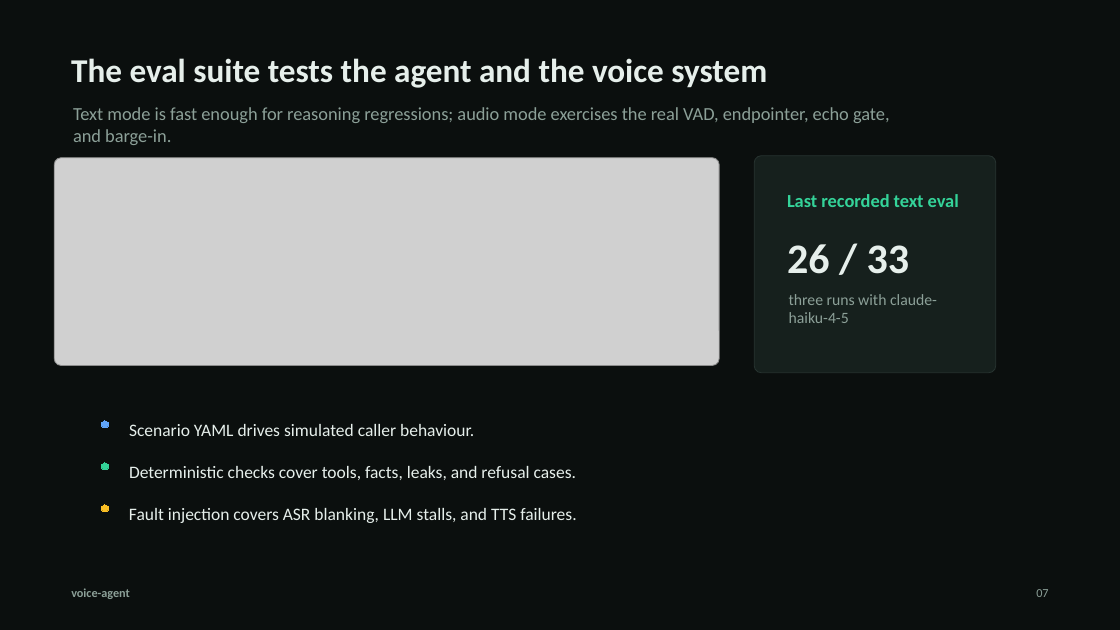
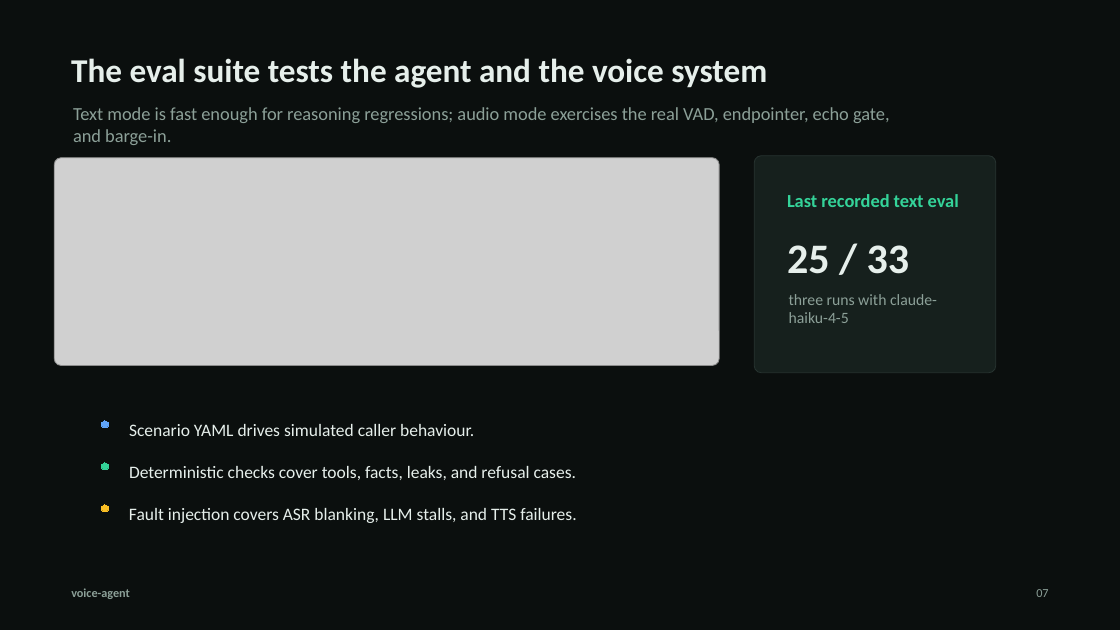
Before and after one commit to Hasnain91169/voice-agent, a slide deck: slide 7 of docs/application/voice-agent-summary-deck.pptx. Drawn at 1120x630 pixels with LibreOffice and Linux fonts; fonts in the diff are those of the drawing; grey boxes stand for pictures. Boxes give left, top, right and bottom in pixels: in the first picture for what was removed or moved away, otherwise in the second. Text is boxed around its words. In the diff, an @@ line names an element or a change of style, - is before the commit and + after.

```diff
--- a/docs/application/voice-agent-summary-deck.pptx
+++ b/docs/application/voice-agent-summary-deck.pptx
@@ text at [787, 245, 910, 274]: text changed @@
-26 / 33
+25 / 33
```
Also in this commit, not shown: 2 other slides changed, 2 slides removed, 27 other files.
